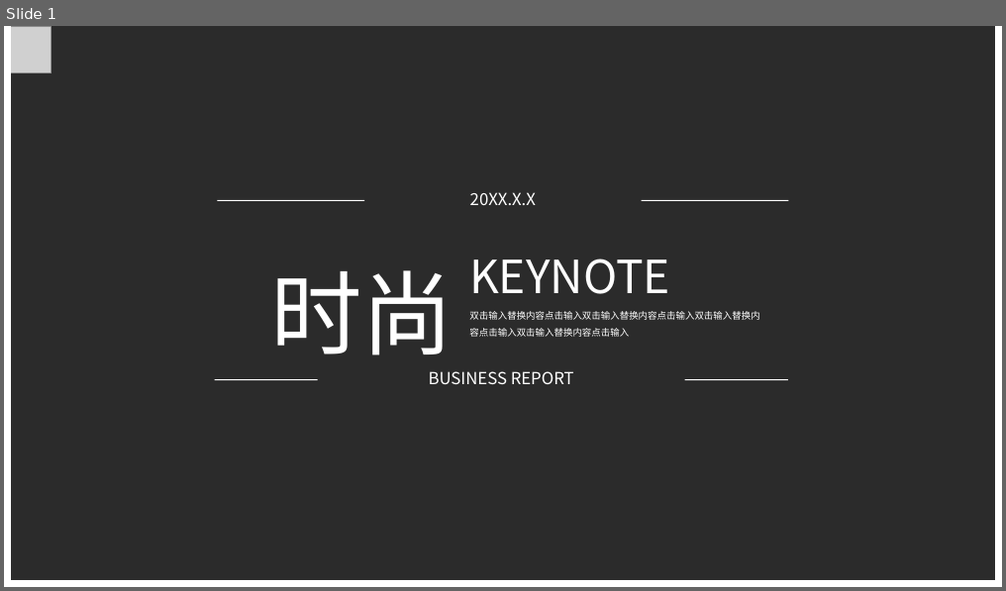
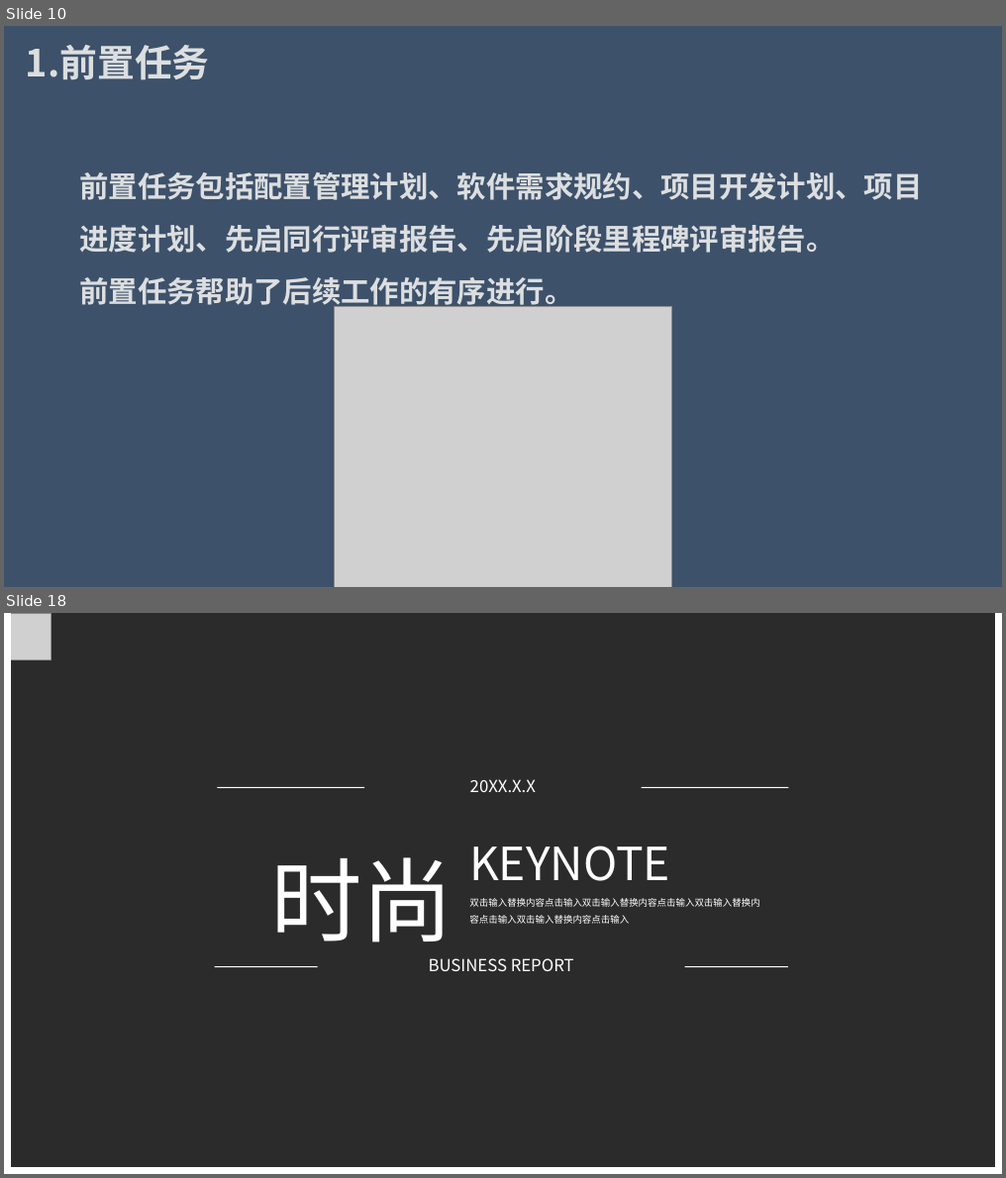
Before and after one commit to Wangzt670/swt, a slide deck: 项目待交付工件/D结项阶段/2.项目答辩.pptx. Shown one above the other, each under a label of ours: slide 1 before the commit, slides 10 and 18 after it; the slides between them are not shown. The pictures are 1006x591 and 1006x1178 pixels, drawn with LibreOffice and Linux fonts; fonts in the diff are those of the drawing; grey boxes stand for pictures; background and template pictures are left out; a plain dark background stands for a picture behind light text. Boxes give left, top, right and bottom in pixels: in the first picture for what was removed or moved away, otherwise in the second. Text is boxed around its words. In the diff, an @@ line names an element or a change of style, - is before the commit and + after.

```diff
--- a/项目待交付工件/D结项阶段/2.项目答辩.pptx
+++ b/项目待交付工件/D结项阶段/2.项目答辩.pptx
@@ slide 10 added at (x1=4, y1=26, x2=1002, y2=587), background #FFFFFF @@
@@ rectangle added at (x1=4, y1=26, x2=1002, y2=587), fill #3D516A @@
@@ text added at (x1=26, y1=45, x2=210, y2=80), 36 pt, text #DCDEE0, bold @@
+1.前置任务
@@ text added at (x1=79, y1=173, x2=922, y2=310), 28 pt, text #DCDEE0, bold @@
+前置任务包括配置管理计划、软件需求规约、项目开发计划、项目进度计划、先启同行评审报告、先启阶段里程碑评审报告。
+前置任务帮助了后续工作的有序进行。
@@ picture added at (x1=334, y1=307, x2=672, y2=587) @@
@@ what was slide 1 is now slide 18 @@
```
Also in this commit, not shown: 3 slides changed, 16 other slides added.
